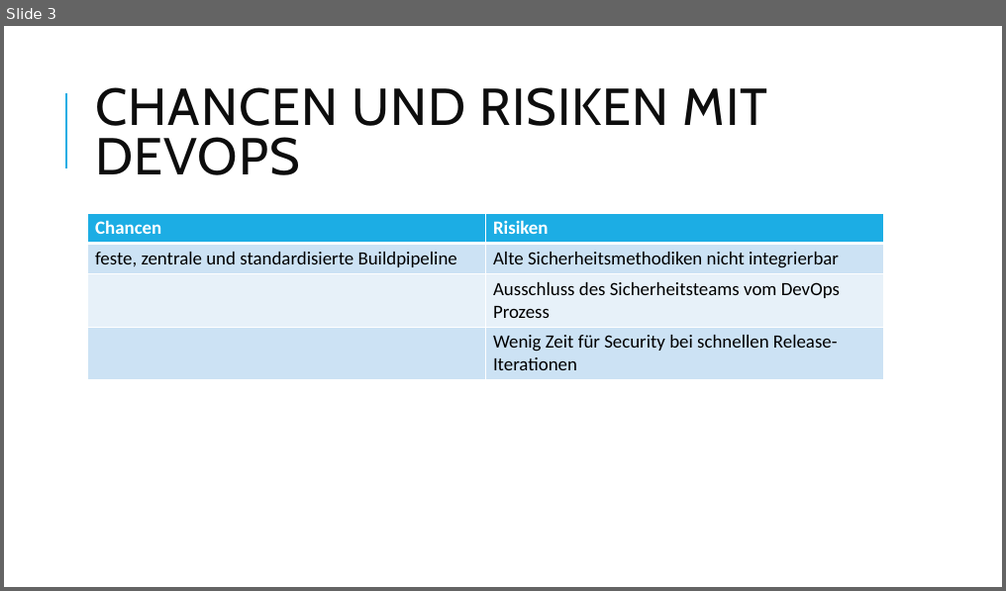
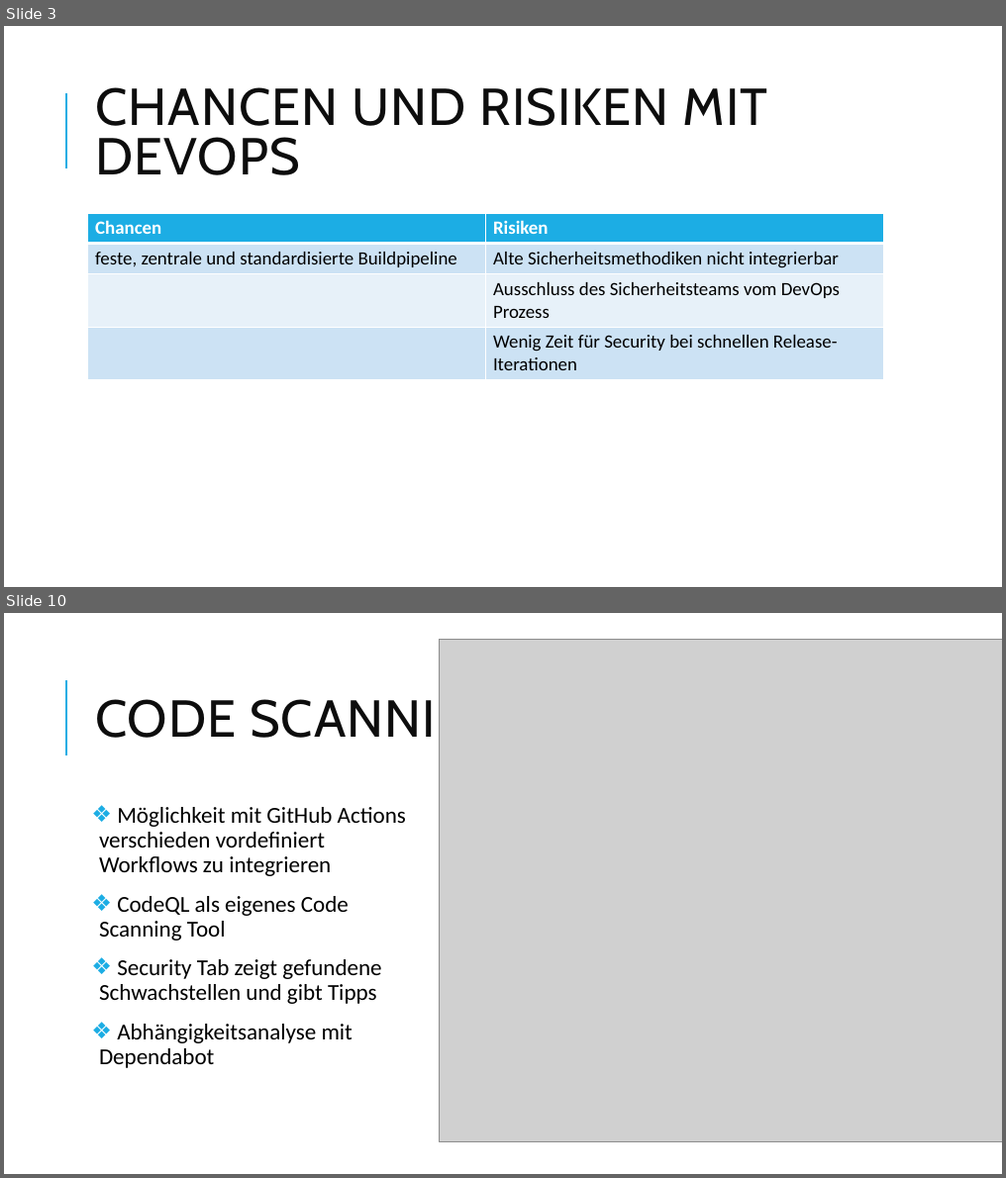
Before and after one commit to FlowBYRN/DevSecOps, a slide deck: DevSecOps-Präsentation.pptx. Shown one above the other, each under a label of ours: slide 3 before the commit, slides 3 and 10 after it; the slides between them are not shown. The pictures are 1006x591 and 1006x1178 pixels, drawn with LibreOffice and Linux fonts; fonts in the diff are those of the drawing; grey boxes stand for pictures. Boxes give left, top, right and bottom in pixels: in the first picture for what was removed or moved away, otherwise in the second. Text is boxed around its words. In the diff, an @@ line names an element or a change of style, - is before the commit and + after.

```diff
--- a/DevSecOps-Präsentation.pptx
+++ b/DevSecOps-Präsentation.pptx
@@ slide 10 added at [4, 613, 1002, 1174], background #FFFFFF; not listed: 1 template element that a slide beside it also shows @@
@@ picture added at [440, 639, 1002, 1142] @@
@@ title added at [95, 693, 509, 749], 50 pt, text #0D0D0D @@
+CODE SCANNING
@@ text added at [99, 807, 406, 1068], 22 pt, text #000000 @@
+❖ Möglichkeit mit GitHub Actions verschieden vordefiniert Workflows zu integrieren
+❖ CodeQL als eigenes Code Scanning Tool
+❖ Security Tab zeigt gefundene Schwachstellen und gibt Tipps
+❖ Abhängigkeitsanalyse mit Dependabot
```
Also in this commit, not shown: 9 slides changed, 7 other slides added, 7 slides removed, 10 other files.
